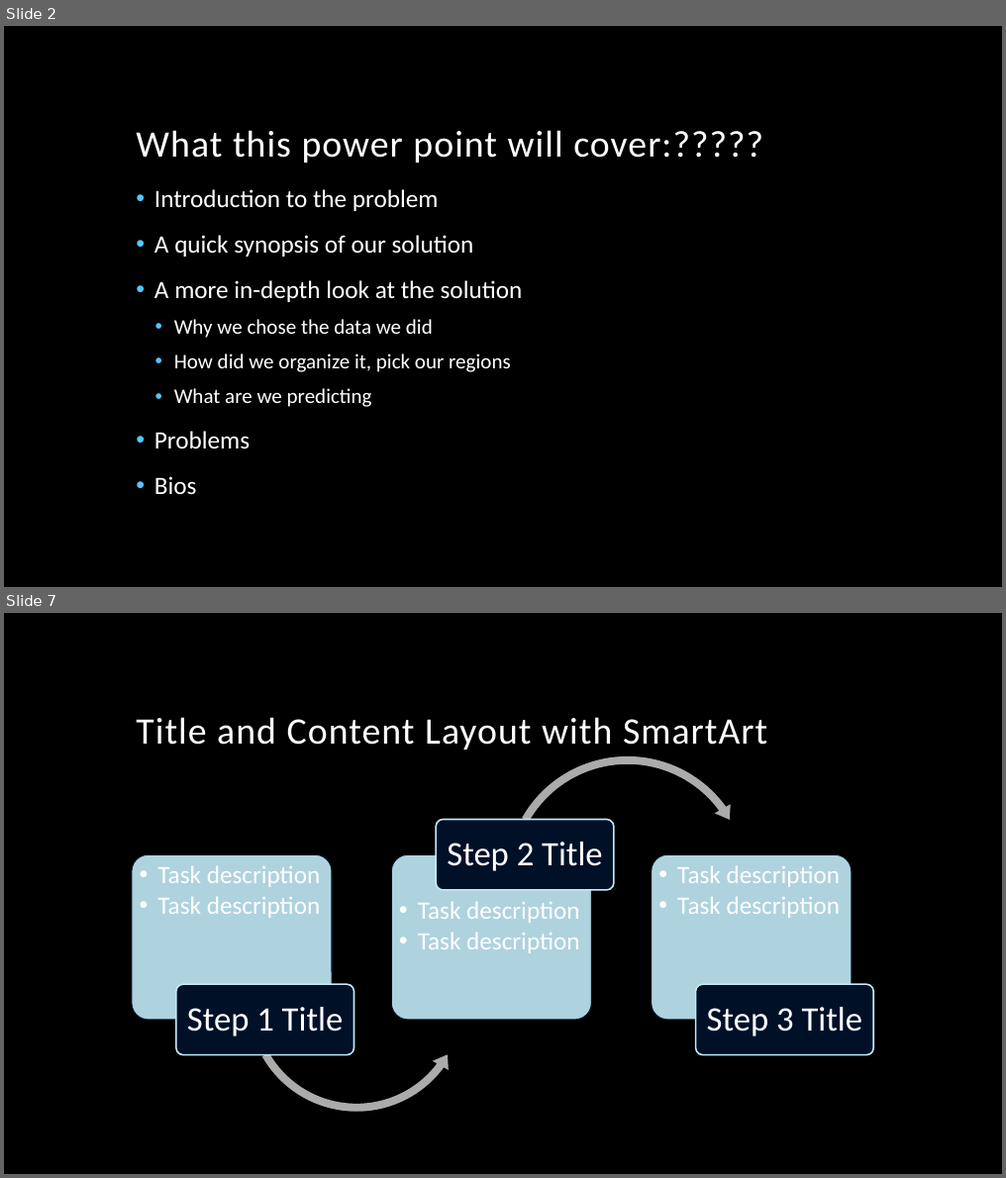
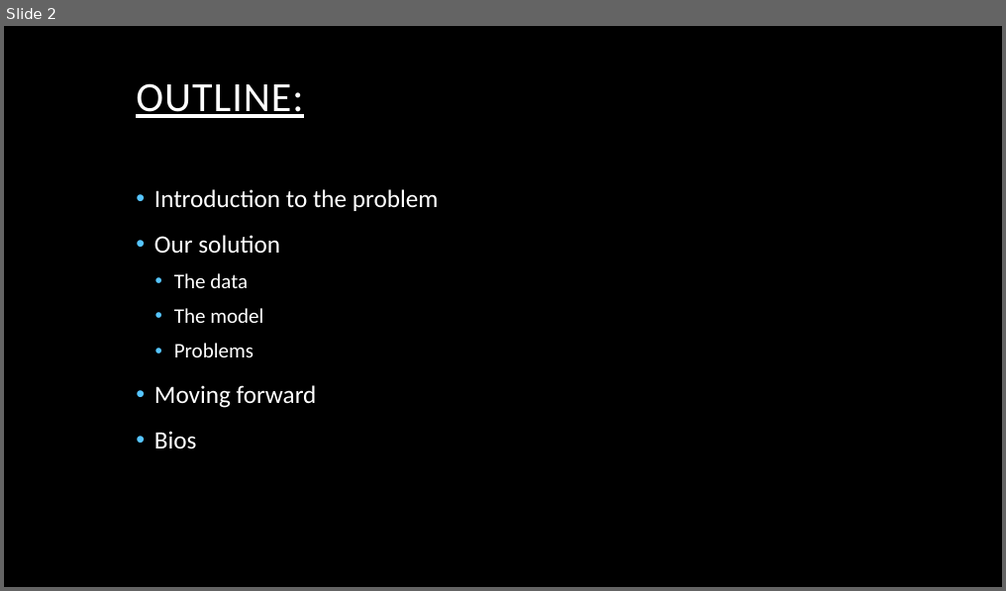
Before and after one commit to searanch/Covid-19-Hackathon, a slide deck: CovidHackathonPowerPoint.pptx. Shown one above the other, each under a label of ours: slides 2 and 7 before the commit, slide 2 after it; the slides between them are not shown. The pictures are 1006x1178 and 1006x591 pixels, drawn with LibreOffice and Linux fonts; fonts in the diff are those of the drawing; background and template pictures are left out. Boxes give left, top, right and bottom in pixels: in the first picture for what was removed or moved away, otherwise in the second. Text is boxed around its words. In the diff, an @@ line names an element or a change of style, - is before the commit and + after.

```diff
--- a/CovidHackathonPowerPoint.pptx
+++ b/CovidHackathonPowerPoint.pptx
@@ slide 7 removed at [4,613,1002,1174], background picture (left out) @@
@@ title removed at [136,717,767,750] @@
-Title and Content Layout with SmartArt
@@ group removed at [132,752,874,1117]: 6 rounded rectangles, 6 texts, 1 left circular arrow, 1 circular arrow @@
-  • Task description
-  • Task description
-Step 1 Title
-  • Task description
-  • Task description
-Step 2 Title
-  • Task description
-  • Task description
-Step 3 Title
@@ slide 2 changed as well @@
@@ title at [136,83,303,118]: text changed; size 36 to 40 pt @@
-What this power point will cover:?????
+OUTLINE:
@@ text at [154,235,280,323]: text changed @@
-• A quick synopsis of our solution
-• A more in-depth look at the solution
-  • Why we chose the data we did
-  • How did we organize it, pick our regions
-  • What are we predicting
+• Our solution
+  • The data
+  • The model
@@ text at [174,343,253,358]: size 24 to 20 pt in "Problems"; list level 1 to 2 in "Problems" @@
@@ text at [154,385,317,408]: paragraph added @@
+• Moving forward
```
Also in this commit, not shown: 3 other slides changed, 3 slides added, 8 other slides removed, 1 other file.
